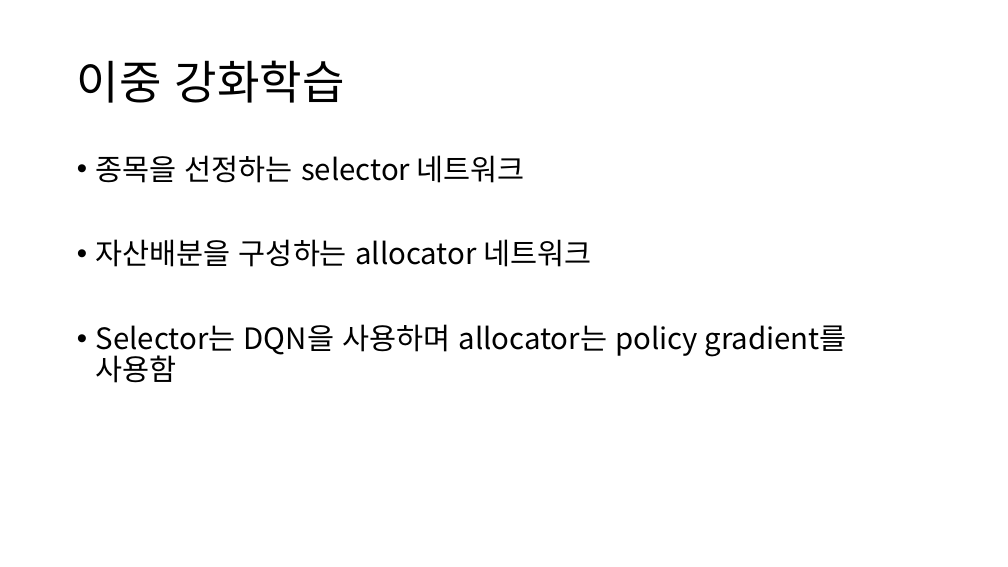
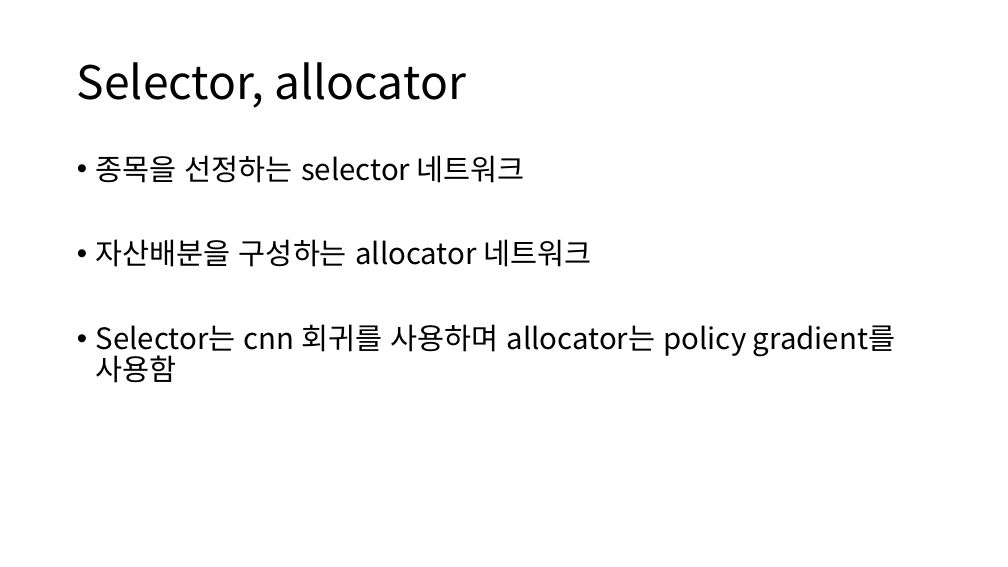
Before and after one commit to golbang2/kospi_portfolio_reinforcement_learning, a slide deck: slide 2 of kospi_portfolio_reinforcement_learning/포트폴리오 강화학습.pptx. Drawn at 1008x567 pixels with LibreOffice and Linux fonts; fonts in the diff are those of the drawing. Boxes give left, top, right and bottom in pixels: in the first picture for what was removed or moved away, otherwise in the second. Text is boxed around its words. In the diff, an @@ line names an element or a change of style, - is before the commit and + after.

```diff
--- a/kospi_portfolio_reinforcement_learning/포트폴리오 강화학습.pptx
+++ b/kospi_portfolio_reinforcement_learning/포트폴리오 강화학습.pptx
@@ title at bbox=[77, 62, 466, 108]: text changed @@
-이중 강화학습
+Selector, allocator
@@ text at bbox=[96, 324, 895, 383]: text changed @@
-• Selector는 DQN을 사용하며 allocator는 policy gradient를 사용함
+• Selector는 cnn 회귀를 사용하며 allocator는 policy gradient를 사용함
```
Also in this commit, not shown: 1 other slide changed.
